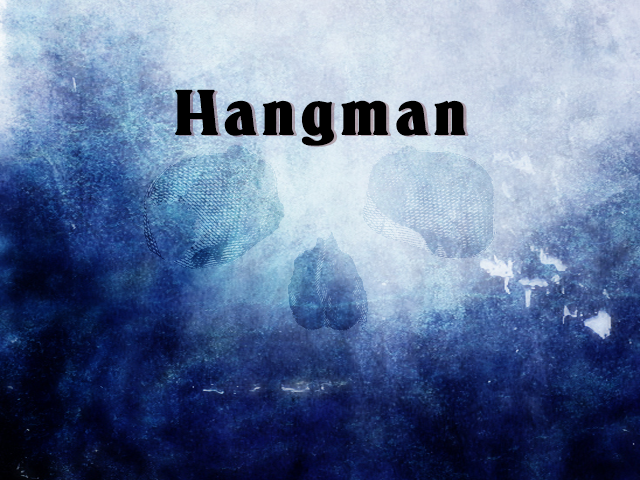
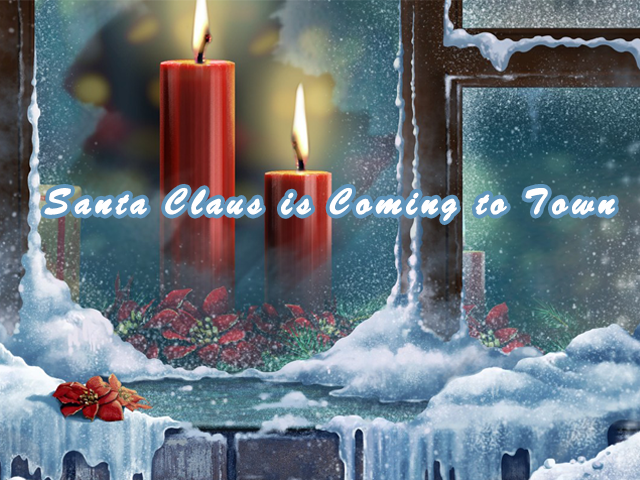
Layered file, before and after one edit (640x480). Changes by layer:
renamed "Layer 2" to "Santa Claus is Coming to Town", moved it above "Layer 1", painted on it over box(0, 0, 640, 480)
renamed "Layer 3" to "Layer 1", opacity 71% → 100%, blend soft light → normal, painted on it over box(0, 0, 640, 480)
removed layer "Hangman" (1st of 2) over box(175, 89, 466, 146)
removed layer "Hangman" (2nd of 2) (was 41%) over box(178, 90, 469, 147)
